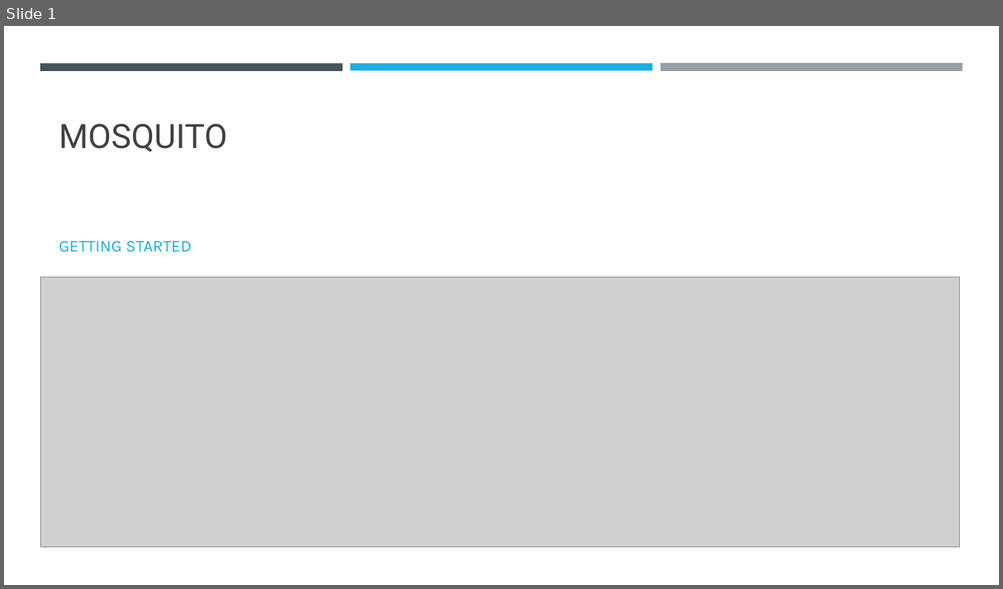
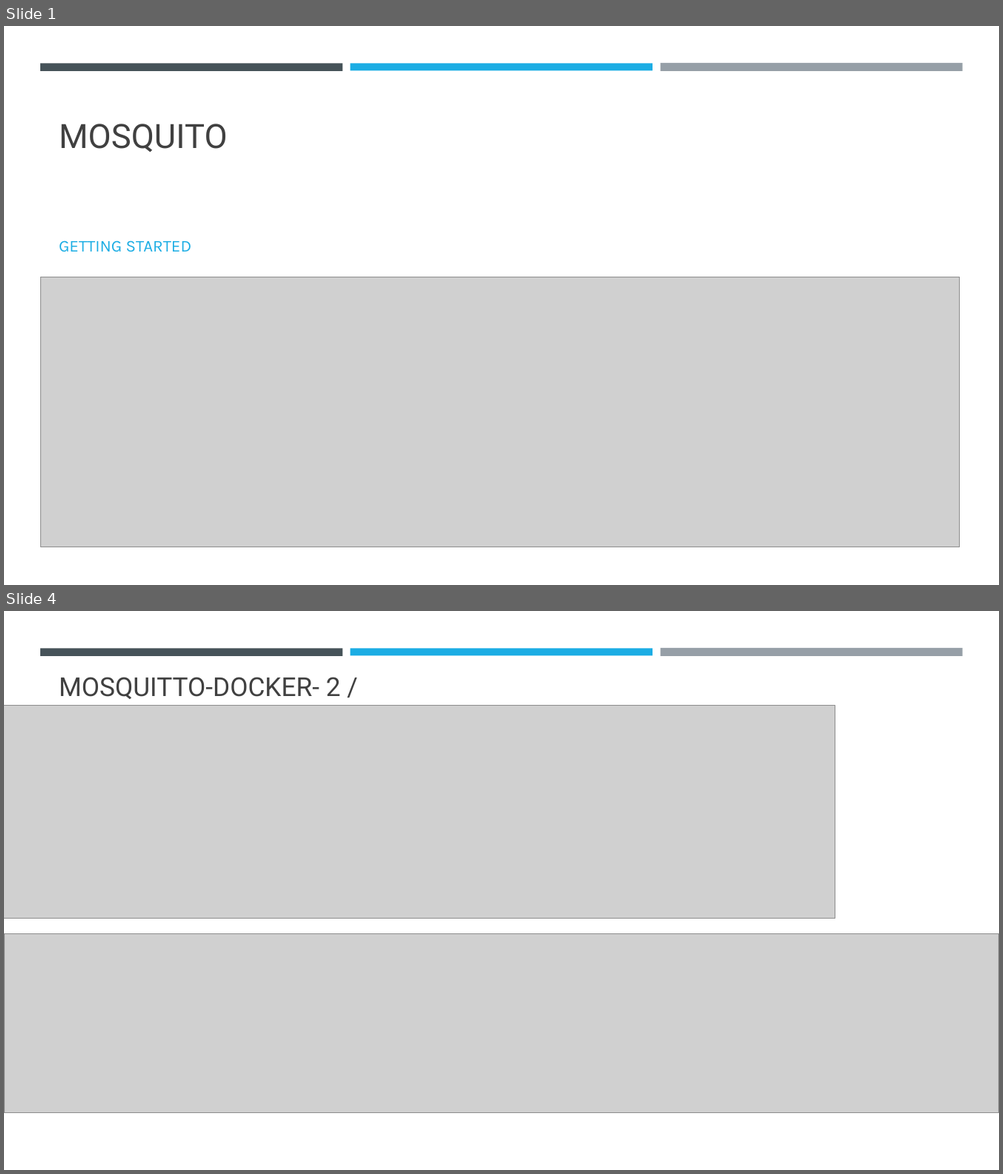
Before and after one commit to sansindia85/mosquitto, a slide deck: Presentation/Mosquitto.pptx. Shown one above the other, each under a label of ours: slide 1 before the commit, slides 1 and 4 after it; the slides between them are not shown. The pictures are 1003x589 and 1003x1174 pixels, drawn with LibreOffice and Linux fonts; fonts in the diff are those of the drawing; grey boxes stand for pictures. Boxes give left, top, right and bottom in pixels: in the first picture for what was removed or moved away, otherwise in the second. Text is boxed around its words. In the diff, an @@ line names an element or a change of style, - is before the commit and + after.

Commit message:
Mosquiito using Dockers

```diff
--- a/Presentation/Mosquitto.pptx
+++ b/Presentation/Mosquitto.pptx
@@ slide 4 added at [4, 611, 999, 1170], background #FFFFFF @@
@@ rectangle added at [40, 648, 343, 655], fill #465359 @@
@@ rectangle added at [350, 648, 652, 655], fill #1CADE4 @@
@@ rectangle added at [660, 648, 962, 657], fill #969FA7 @@
@@ title added at [59, 677, 341, 699], 25.2 pt, text #404040 @@
+MOSQUITTO-DOCKER- 2 /
@@ picture added at [4, 705, 835, 917] @@
@@ picture added at [4, 934, 999, 1114] @@
```
Also in this commit, not shown: 1 slide changed, 4 other slides added.
